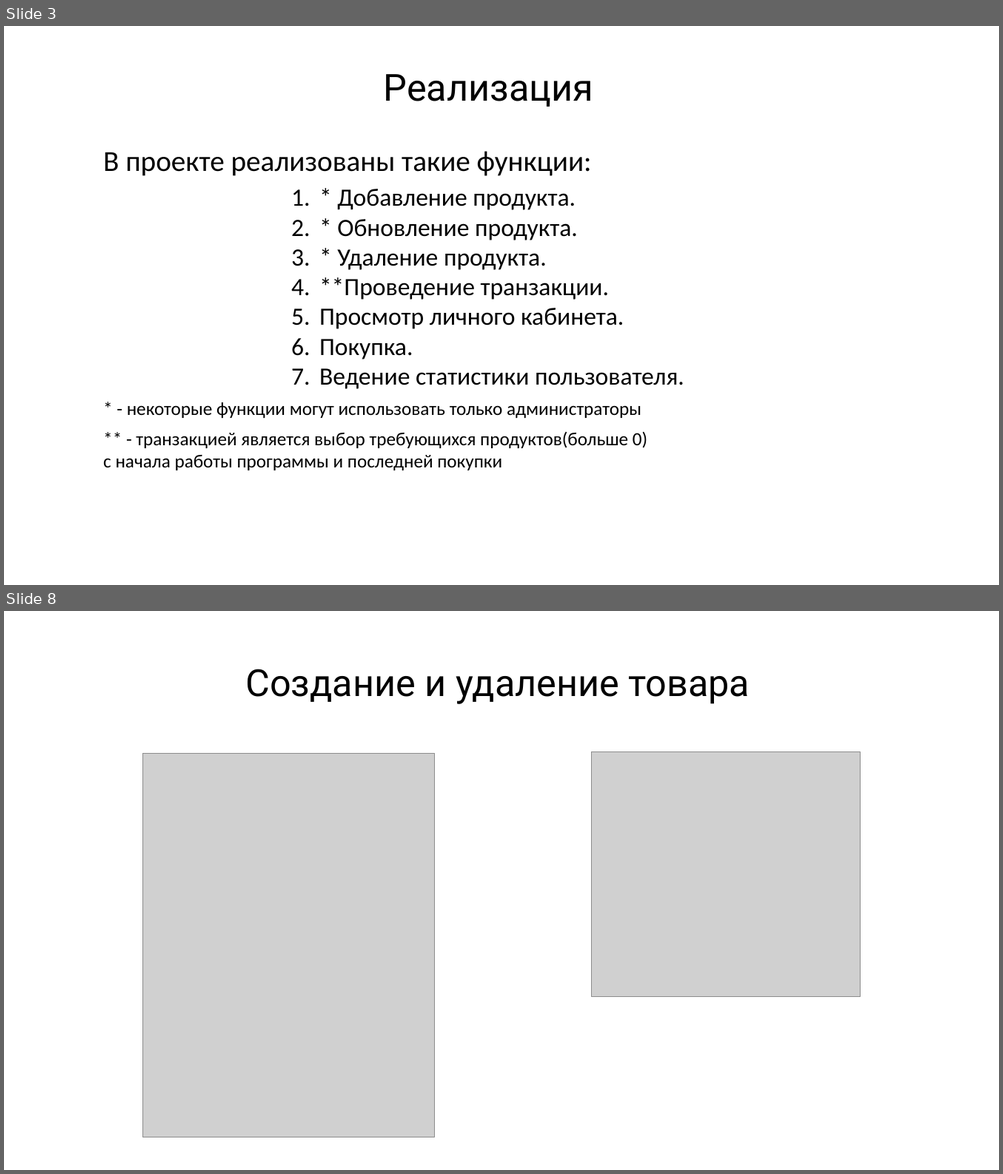
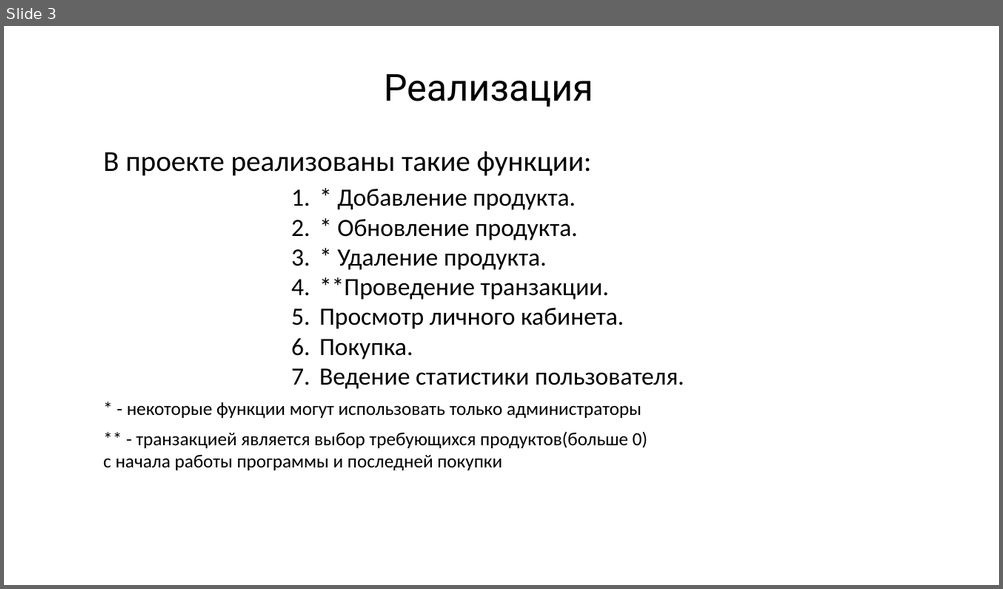
Before and after one commit to JabaXNT/YandexWEBProject, a slide deck: Zapiska/Представление Exchange.pptx. Shown one above the other, each under a label of ours: slides 3 and 8 before the commit, slide 3 after it; the slides between them are not shown. The pictures are 1003x1174 and 1003x589 pixels, drawn with LibreOffice and Linux fonts; fonts in the diff are those of the drawing; grey boxes stand for pictures. Boxes give left, top, right and bottom in pixels: in the first picture for what was removed or moved away, otherwise in the second. Text is boxed around its words. In the diff, an @@ line names an element or a change of style, - is before the commit and + after.

```diff
--- a/Zapiska/Представление Exchange.pptx
+++ b/Zapiska/Представление Exchange.pptx
@@ slide 8 removed at (4,611,999,1170), background #FFFFFF @@
@@ text removed at (245,669,750,704) @@
-Создание и удаление товара
@@ picture removed at (143,754,435,1138) @@
@@ picture removed at (592,752,860,997) @@
```
Also in this commit, not shown: 4 slides changed, 5 other slides removed, 1 other file.
